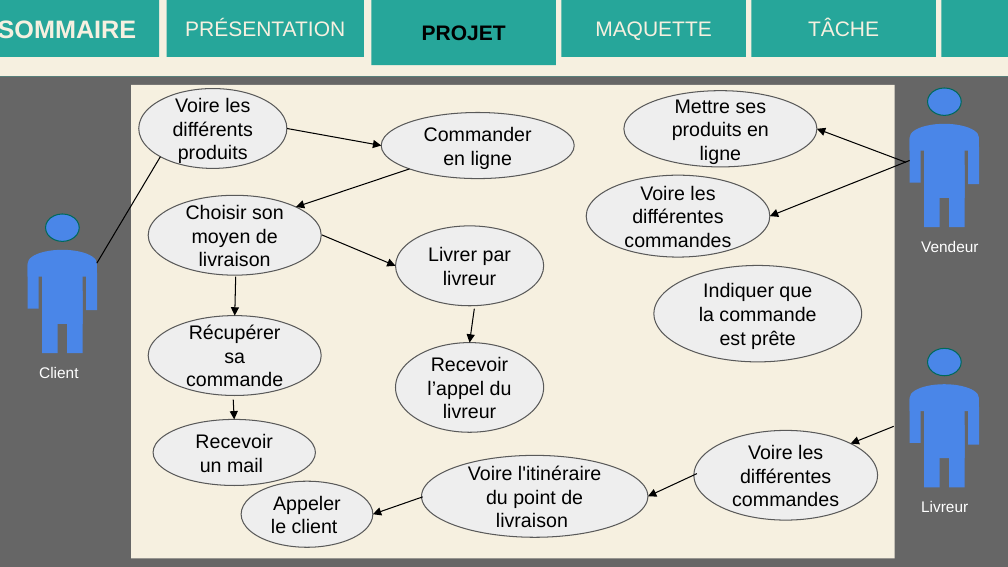
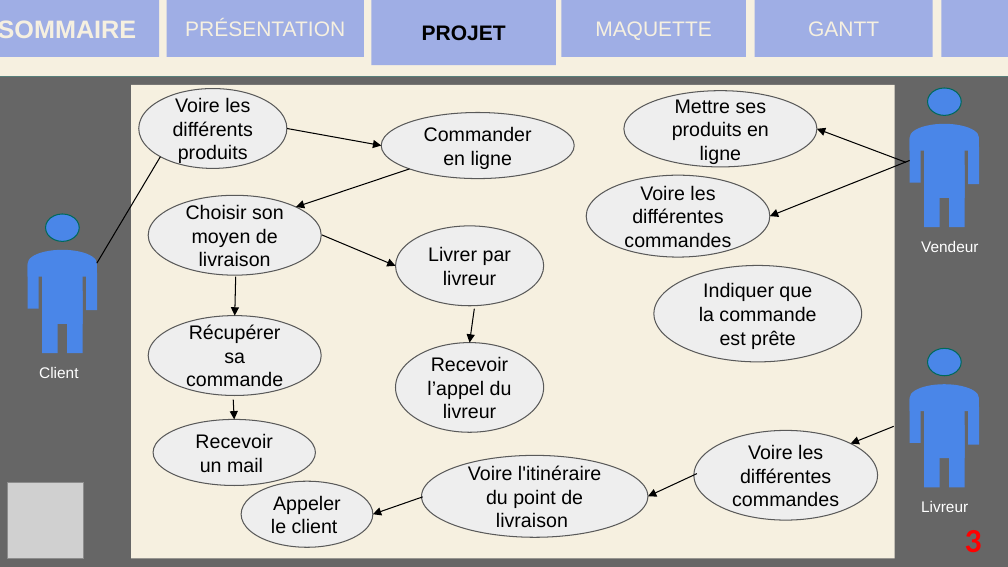
Before and after one commit to JDevs10/Shopping-Drive, a slide deck: slide 3 of docs/ShoppingDrive.pptx. Drawn at 1008x567 pixels with LibreOffice and Linux fonts; fonts in the diff are those of the drawing; grey boxes stand for pictures. Boxes give left, top, right and bottom in pixels: in the first picture for what was removed or moved away, otherwise in the second. Text is boxed around its words. In the diff, an @@ line names an element or a change of style, - is before the commit and + after.

```diff
--- a/docs/ShoppingDrive.pptx
+++ b/docs/ShoppingDrive.pptx
@@ fill #26A69A to #9FAEE5 in 6 elements at bbox=[0, 0, 159, 57], bbox=[166, 0, 364, 57], bbox=[372, 0, 556, 66], bbox=[561, 0, 746, 57], bbox=[941, 0, 1008, 57], bbox=[755, 0, 933, 57] @@
@@ rectangle "GANTT": place and size @@
-rectangle "GANTT" at bbox=[751, 0, 935, 57]
+rectangle "GANTT" at bbox=[755, 0, 933, 57]
@@ text in rectangle at bbox=[808, 21, 879, 36]: text changed @@
-TÂCHE
+GANTT
@@ picture added at bbox=[8, 483, 85, 559] @@
@@ text added at bbox=[965, 530, 982, 552], 24 pt, text #FF0000, bold @@
+3
```
Also in this commit, not shown: 6 other slides changed, 7 slides added, 9 other files.
